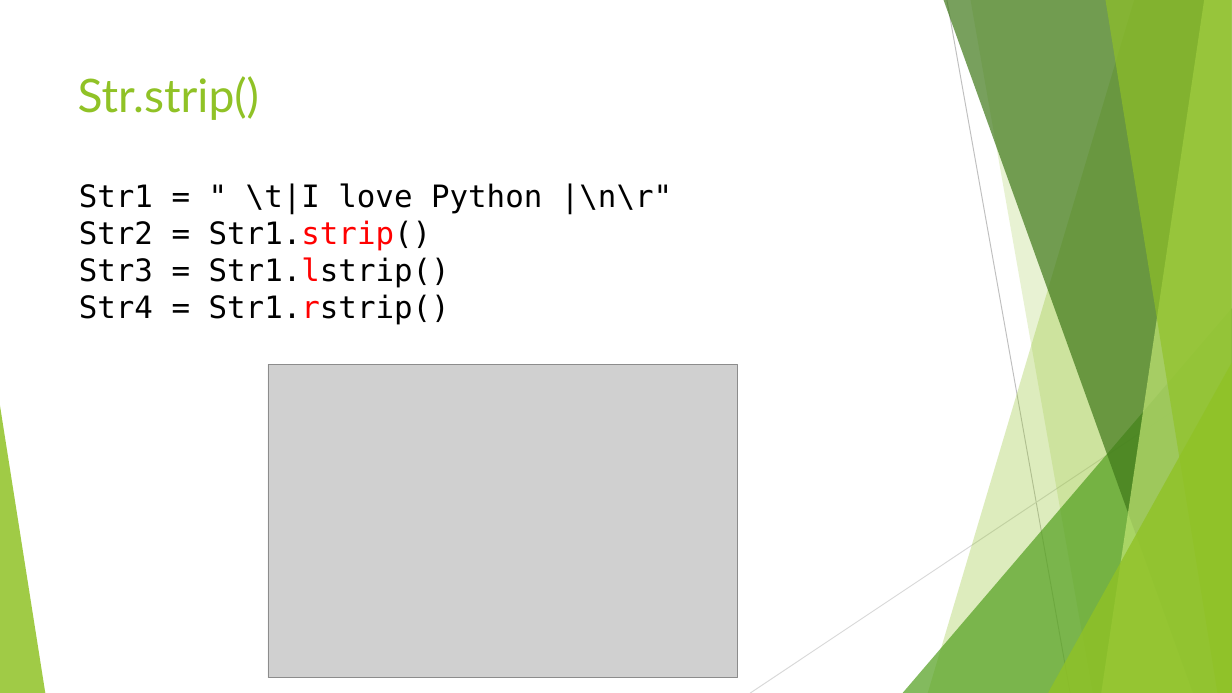
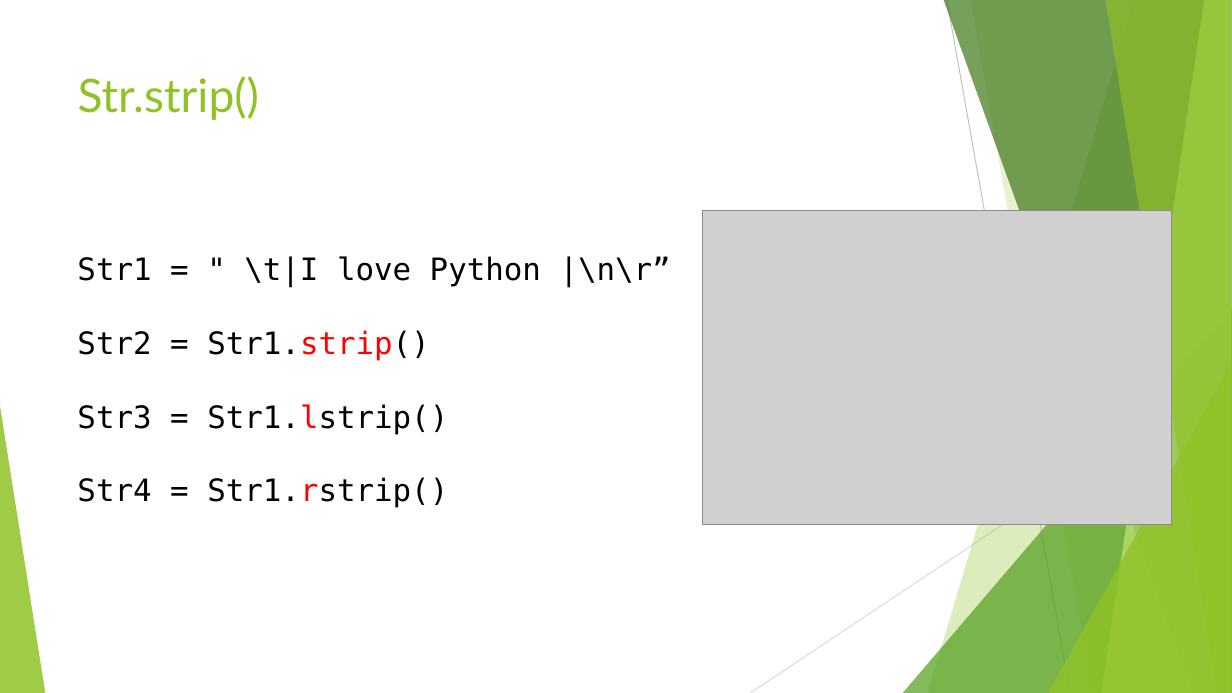
Before and after one commit to d823944/Python4Us, a slide deck: slide 11 of Slides/Python Basics_20190630.pptx. Drawn at 1232x693 pixels with LibreOffice and Linux fonts; fonts in the diff are those of the drawing; grey boxes stand for pictures. Boxes give left, top, right and bottom in pixels: in the first picture for what was removed or moved away, otherwise in the second. Text is boxed around its words. In the diff, an @@ line names an element or a change of style, - is before the commit and + after.

```diff
--- a/Slides/Python Basics_20190630.pptx
+++ b/Slides/Python Basics_20190630.pptx
@@ picture: place and size @@
-picture at box(268, 364, 738, 677)
+picture at box(702, 211, 1172, 524)
@@ text "Str1 = " \t|I love ...": place and size @@
-text "Str1 = " \t|I love ..." at box(79, 183, 672, 324)
+text "Str1 = " \t|I love ..." at box(77, 256, 671, 508)
@@ text at box(77, 256, 671, 287): text changed @@
-Str1 = " \t|I love Python |\n\r"
+Str1 = " \t|I love Python |\n\r”
```
Also in this commit, not shown: 8 other slides changed, 1 slide added.
